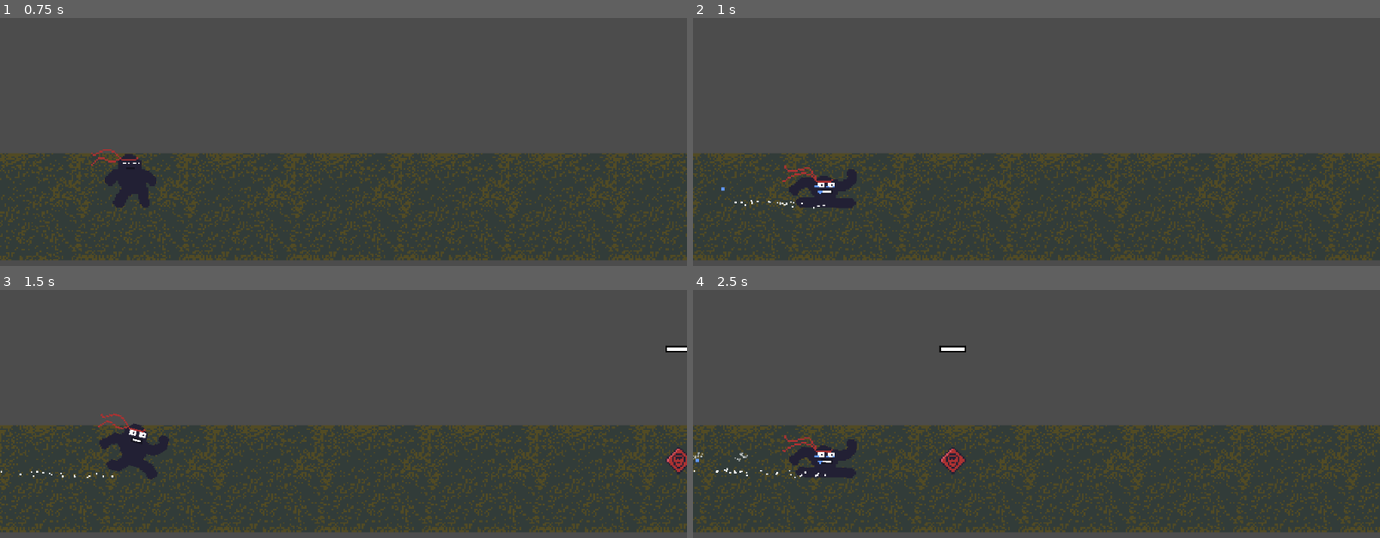
Above: before the commit, frames 1-4 (two rows, left to right).
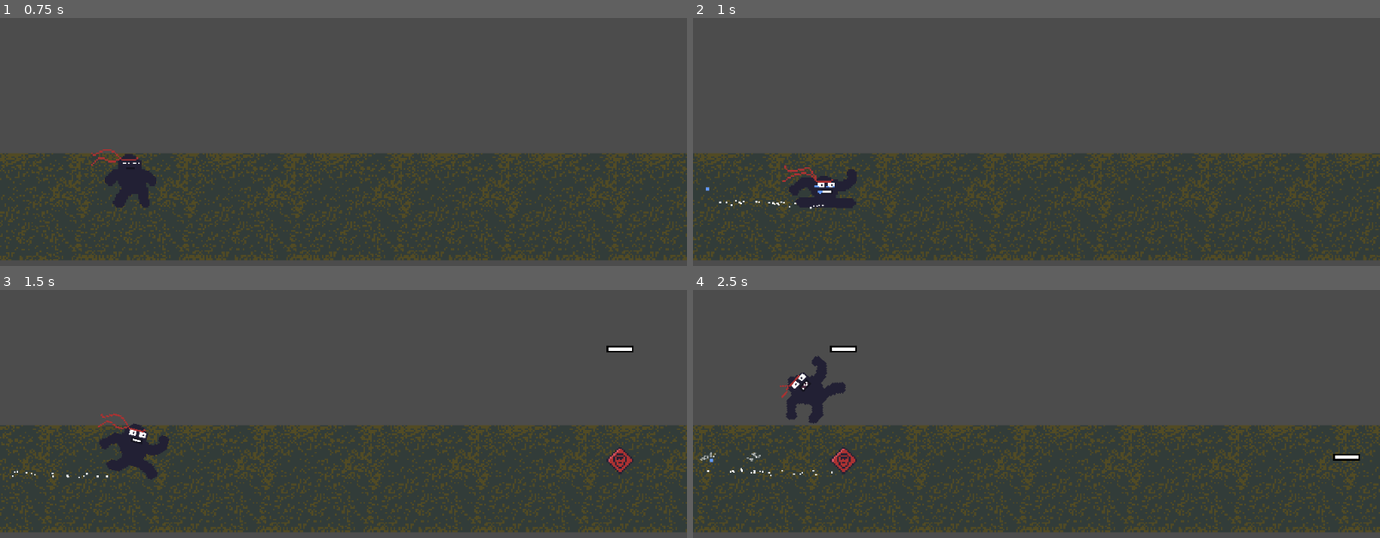
Above: after the commit, the same moments.

Repository: SurWeaver/MorseDeliverer
Game: Godot game, scene res://game_scenes/level.tscn
The game is run twice, just before and just after one commit, with the same random seed, the same clock (stepped at 60 frames per second) and the same inputs.
Inputs:
- Up to frame 1 (0.75 s): tap Enter at 0.5 s; hold S (slide) from 0.53 s (still down)
- Up to frame 2 (1 s): keep holding S (slide); tap W (jump) at 0.77 s
- Up to frame 3 (1.5 s): release S (slide) at 1.28 s; tap S (slide) at 1.35 s
- Up to frame 4 (2.5 s): tap W (jump) at 1.52 s; hold S (slide) from 2.03 s (still down)

Frame 1 is identical in both runs. In frame 2, 9.9% of the frame differs, in the area x 0-100%, y 54-98%; in frame 3, 11%; in frame 4, 11%, in the area x 0-100%, y 22-98%.

Commit message:
Changed run speed to export var.

Diff:
--- a/game_scenes/deliverer.gd
+++ b/game_scenes/deliverer.gd
@@ -4,13 +4,14 @@
 
 const StepSplashScene = preload("res://effects/step_splash.tscn")
 
+export var speed: float = 300
 
 export var outer_effect_node_path: NodePath
 onready var outer_effect_node = get_node(outer_effect_node_path)
 
 
 func move(delta: float):
-	position.x += delta * 250
+	position.x += speed * delta
 
 func play_animation(animation_name: String) -> void:
 	if $AnimationPlayer.is_playing():
